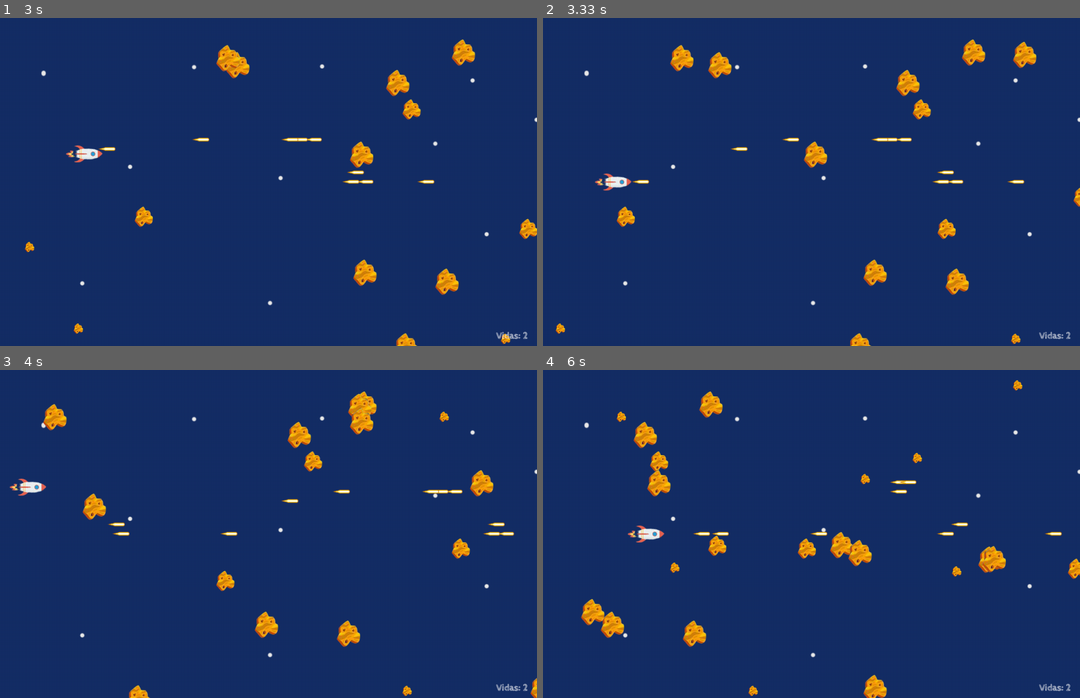
Above: before the commit, frames 1-4 (two rows, left to right).
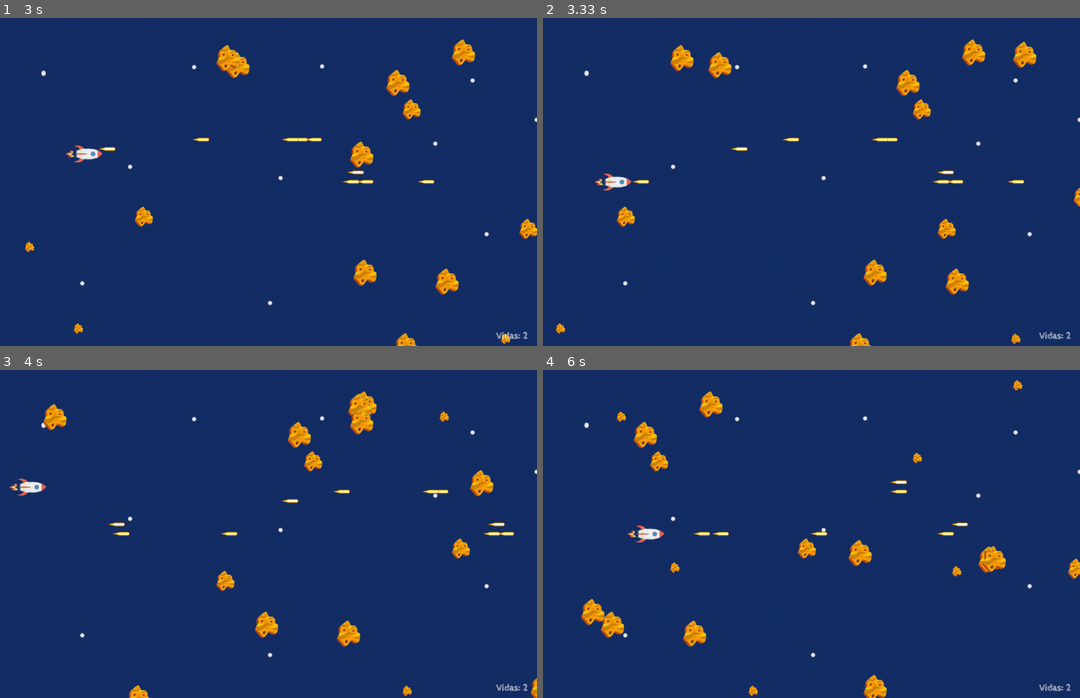
Above: after the commit, the same moments.

Repository: MarkelJM/FinalPygameSpace
Game: pygame game, started from main.py
The game is run twice, just before and just after one commit, with the same random seed, the same clock (stepped at 60 frames per second) and the same inputs.
Inputs:
- Up to frame 1 (3 s): tap B at 0.33 s; tap Space at 0.67, 1.07, 1.37, 1.57, 1.9, 2.2, 2.4, 2.7, 2.97 s; hold Right 1-1.47 s; hold Up 1.5-1.8 s; hold Right 1.83-2.3 s; hold Left 2.33-2.87 s; hold Down from 2.9 s (still down)
- Up to frame 2 (3.33 s): release Down at 3.2 s; hold Left from 3.23 s (still down); tap Space at 3.3 s
- Up to frame 3 (4 s): tap Space at 3.6, 3.73 s; release Left at 3.63 s; hold Up from 3.67 s (still down)
- Up to frame 4 (6 s): release Up at 4.03 s; hold Right 4.07-4.7 s; tap Space at 4.13, 4.43, 4.8, 5.2, 5.5, 5.7 s; hold Down 4.73-5.1 s; hold Left 5.13-5.6 s; hold Right from 5.63 s (still down)

Frame 1 is identical in both runs. In frame 2, 0.3% of the frame differs, in the area x 48-69%, y 36-46%; in frame 3, 0.3%; in frame 4, 0.7%, in the area x 19-97%, y 30-58%.

Commit message:
feat bullet vs rock crash done

Diff:
--- a/thequest/objects.py
+++ b/thequest/objects.py
@@ -1,5 +1,7 @@
 import os
 from random import randint
+
+
 
 import pygame as pg
 from pygame.sprite import Sprite
@@ -48,13 +50,15 @@
 
         self.image = self.choose_size()
 
-        #width = self.image.get_width()
-        #height = self.image.get_height()
+
         #self.points = points
 
         self.pos_y = position_y
         self.pos_x = position_x
-        self.rect = self.image.get_rect(x= self.pos_x, y= self.pos_y)
+
+        self.rect = self.image.get_rect(x= self.pos_x ,  y= self.pos_y )
+
+
 
 
 
@@ -126,6 +130,8 @@
                     )
 
         self.rect = self.image.get_rect(x=self.pos_x, y= self.pos_y)
+        self.rect.width = self.image.get_width()
+        self.rect.height = self.image.get_height()
 
 
         self.bullet_speed = 10
--- a/thequest/scenes.py
+++ b/thequest/scenes.py
@@ -211,12 +211,9 @@
 
 
             #ROCK CREATER CONTROLLER
-            if contador == 1:  # create first rocks to don´t have problems with create method
-
+            if  contador == 1 or contador % 5 == 0:  # create first rocks to don´t have problems with create method
                 self.created_rock = self.create_rocks()
-            if contador % 5 == 0:  # to control difficulty: allows to cntrolling creating rocks every X time
-
-                self.created_rock = self.create_rocks()
+
 
             ### UPDATE OBJECTS SETUP ###
 
@@ -229,7 +226,8 @@
 
             self.rock_object.update()
             self.rocks.update()
-            plane_crash =  pg.sprite.spritecollide(self.player, self.rocks, True)
+            plane_crash =  pg.sprite.spritecollide(self.player, self.rocks, True) #plane-rock crask
+            rock_bullet_crash =  pg.sprite.groupcollide(self.bullets, self.rocks, True, True) #plane-rock crask
 
 
 
